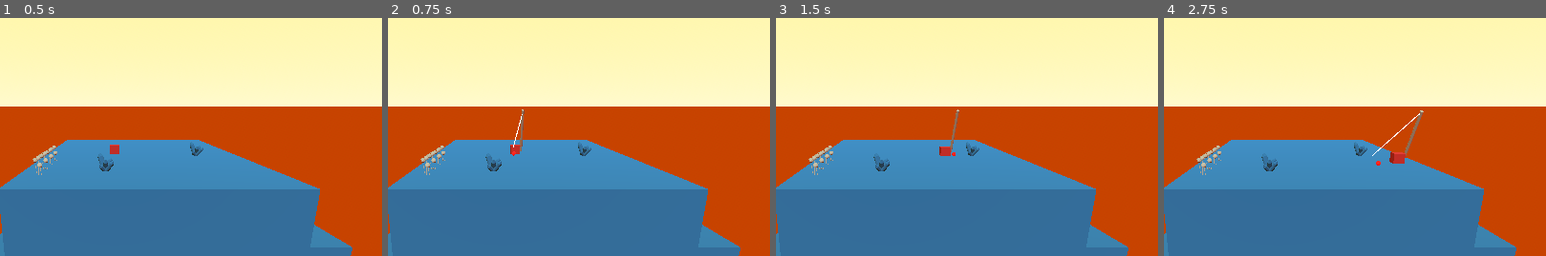
Above: before the commit, frames 1-4 (left to right).
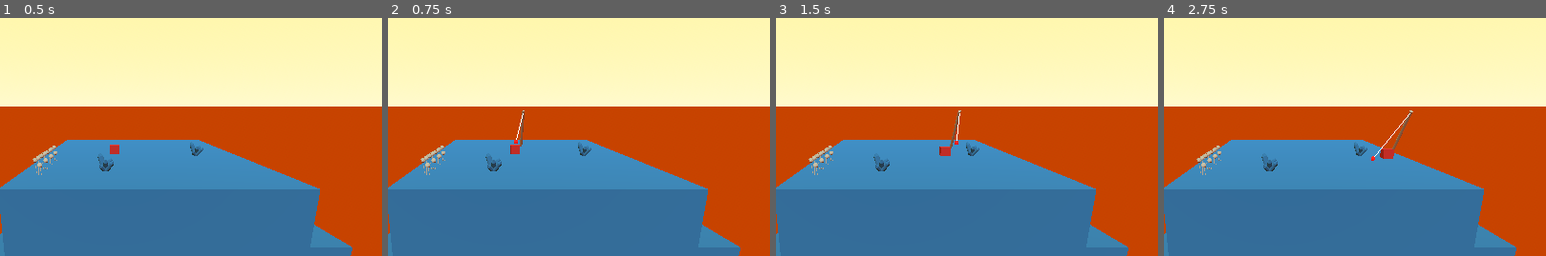
Above: after the commit, the same moments.

Repository: albusdemens/mangrove
Game: Godot game, scene res://scene_2_gameplay.tscn
Two runs of this game, one before a commit and one after it. Both use one fixed random seed, a clock stepped at 60 frames per second and the inputs below.
Inputs (mouse positions are % of the whole screen's width and height, from its top left):
- Up to frame 1 (0.5 s): no input
- Up to frame 2 (0.75 s): tap Enter (ui_accept) at 0.5 s; move the mouse to (72, 45) at 0.52 s; hold D (move_right) from 0.53 s (still down); right-click (72, 45) at 0.6 s; click (72, 45) at 0.67 s
- Up to frame 3 (1.5 s): tap Enter (ui_accept) at 0.77, 1.25 s; move the mouse to (30, 55) at 1.27 s; release D (move_right) at 1.28 s; hold S (move_backward) from 1.28 s (still down); right-click (30, 55) at 1.35 s
- Up to frame 4 (2.75 s): tap Enter (ui_accept) at 1.52, 2 s; move the mouse to (60, 28) at 2.02 s; release S (move_backward) at 2.03 s; hold D (move_right) from 2.03 s (still down); click (60, 28) at 2.1 s; right-click (60, 28) at 2.3 s
The pictures show only the part of the screen within x 35-85%, y 14-64%; the shares and areas given below are measured in that part.

Frame 1 is identical in both runs. In frame 2, 0.2% of the frame differs, in the area x 32-36%, y 38-58%; in frame 3, 0.2%; in frame 4, 0.7%, in the area x 54-68%, y 38-62%.

Commit message:
<feat>:: straight fishing line, collision ok for the bobber

Diff:
--- a/scenes/scene2/scene_2_gameplay.tscn
+++ b/scenes/scene2/scene_2_gameplay.tscn
@@ -1,10 +1,9 @@
-[gd_scene load_steps=36 format=3 uid="uid://cosyiat2w302h"]
+[gd_scene load_steps=34 format=3 uid="uid://cosyiat2w302h"]
 
 [ext_resource type="Script" uid="uid://boq7b5130sg38" path="res://scripts/scene_2_gameplay.gd" id="1_7mgta"]
 [ext_resource type="ArrayMesh" uid="uid://dluby4n3osq6s" path="res://assets/crystal.obj" id="1_jehat"]
 [ext_resource type="Script" uid="uid://nhmdn12qv0v8" path="res://scripts/player_1.gd" id="2_d1q0w"]
 [ext_resource type="ArrayMesh" uid="uid://lv2us2otgur2" path="res://assets/dandelions.obj" id="2_irm7l"]
-[ext_resource type="Script" uid="uid://chulycy0f765h" path="res://scripts/fishing_zone.gd" id="2_pksu1"]
 [ext_resource type="Script" uid="uid://cktypxn05l6fx" path="res://scripts/CollectibleResource.gd" id="4_5ktjh"]
 
 [sub_resource type="ProceduralSkyMaterial" id="ProceduralSkyMaterial_wrdne"]
@@ -27,8 +26,6 @@
 [sub_resource type="StandardMaterial3D" id="StandardMaterial3D_jehat"]
 albedo_color = Color(0.101961, 0.372549, 0.619608, 1)
 
-[sub_resource type="BoxShape3D" id="BoxShape3D_lonr1"]
-
 [sub_resource type="StandardMaterial3D" id="StandardMaterial3D_irm7l"]
 albedo_color = Color(0.101961, 0.372549, 0.619608, 1)
 
@@ -108,13 +105,6 @@
 transform = Transform3D(2, 0, 0, 0, 3, 0, 0, 0, 3, 0.276703, 0, 0)
 use_collision = true
 material = SubResource("StandardMaterial3D_jehat")
-
-[node name="FishingZone" type="Area3D" parent="CSGBox3D2"]
-transform = Transform3D(3, 0, 0, 0, 1.01, 0, 0, 0, 0.02, 0, 0, 0.491148)
-script = ExtResource("2_pksu1")
-
-[node name="CollisionShape3D" type="CollisionShape3D" parent="CSGBox3D2/FishingZone"]
-shape = SubResource("BoxShape3D_lonr1")
 
 [node name="CSGBox3D3" type="CSGBox3D" parent="."]
 transform = Transform3D(1, 0, 0, 0, 2, 0, 0, 0, 1, 0.596316, -0.108398, 0.556862)
@@ -142,7 +132,7 @@
 shape = SubResource("BoxShape3D_gn022")
 
 [node name="FishingRod" type="Node3D" parent="Player1"]
-transform = Transform3D(1, 0, 0, 0, 0.906308, -0.422618, 0, 0.422618, 0.906308, 0, 0, 0.265986)
+transform = Transform3D(1, 0, 0, 0, 0.819152, -0.573577, 0, 0.573577, 0.819152, 0, 0, 0.265986)
 visible = false
 
 [node name="MeshInstance3D" type="MeshInstance3D" parent="Player1/FishingRod"]
--- a/scenes/scene2/scripts/player_1.gd
+++ b/scenes/scene2/scripts/player_1.gd
@@ -88,6 +88,11 @@
 	linear_velocity.x = input.x * move_speed
 	linear_velocity.z = input.z * move_speed
 
+	# Always update the fishing line and rod direction if fishing is active
+	if is_fishing and fishing_bobber and fishing_bobber.visible:
+		update_fishing_line()
+		update_fishing_rod_direction()
+
 	# Handle fishing rod visibility and fishing actions
 	if has_fishing_rod_setup and fishing_rod != null:
 		# Toggle rod visibility when Enter is pressed
@@ -170,9 +175,15 @@
 		fishing_bobber.mass = 3.0  # Add more mass to fall straighter
 		fishing_bobber.linear_damp = 1.0  # Less damping for faster movement
 		fishing_bobber.lock_rotation = true  # Prevent rotation
-		fishing_bobber.collision_layer = 0  # Don't collide with player
-		fishing_bobber.collision_mask = 1   # Only collide with environment
+		fishing_bobber.collision_layer = 2  # Put bobber in its own layer (was 0)
+		fishing_bobber.collision_mask = 7   # Detect collisions with layers 1, 2, and 3 (was 1)
+		fishing_bobber.contact_monitor = true  # Enable collision monitoring
+		fishing_bobber.max_contacts_reported = 4  # Report up to 4 collisions
+		fishing_bobber.continuous_cd = true  # Enable continuous collision detection (previously using constant)
 		get_tree().root.add_child(fishing_bobber)  # Add to root to make physics work properly
+
+		# Connect the collision signal
+		fishing_bobber.body_entered.connect(_on_bobber_body_entered)
 
 		# Add mesh to visualize the bobber
 		var bobber_mesh = MeshInstance3D.new()
@@ -212,14 +223,10 @@
 
 # Update fishing line visual to connect rod tip to bobber with proper physics
 func update_fishing_line():
-	if !fishing_bobber || !rod_tip:
+	if !fishing_bobber || !rod_tip || !fishing_bobber.visible:
 		return
 
-	# Get the start (rod tip) and end (bobber) positions in local space
-	var start_pos = Vector3.ZERO  # Rod tip is the reference point (local space)
-	var end_pos = fishing_bobber.global_position - rod_tip.global_position  # Convert to local space
-
-	# Create line mesh
+	# Clear any existing mesh
 	var line_mesh = ImmediateMesh.new()
 
 	# Create material if needed
@@ -232,53 +239,36 @@
 		line_material.shading_mode = BaseMaterial3D.SHADING_MODE_UNSHADED
 		fishing_line.material_override = line_material
 
-	# Get the direction vector from rod tip to bobber
-	var direction = end_pos.normalized()
-
-	# Create perpendicular vectors to make a 3D line with thickness
-	var up = Vector3(0, 1, 0)
-	var right = direction.cross(up).normalized()
-	if right.length() < 0.001:  # Handle case where direction is parallel to up
-		right = Vector3(1, 0, 0)
-	var new_up = right.cross(direction).normalized()
-
-	# Line thickness - make it thicker for better visibility
-	var thickness = 0.005  # Increased thickness for better visibility
-
-	# Create line with triangles
+	# Use a simpler approach - just draw a single line from rod tip to bobber
 	line_mesh.clear_surfaces()
-	line_mesh.surface_begin(Mesh.PRIMITIVE_TRIANGLES)  # Use regular triangles
-
-	# Calculate positions for cylinder-like line
-	var segments = 4  # Number of segments around the line
-	var angle_step = 2.0 * PI / segments
-
-	# Create a tube-like mesh connecting rod tip to bobber
-	for i in range(segments):
-		var angle1 = i * angle_step
-		var angle2 = ((i + 1) % segments) * angle_step
-
-		var dir1 = (right * cos(angle1) + new_up * sin(angle1)) * thickness
-		var dir2 = (right * cos(angle2) + new_up * sin(angle2)) * thickness
-
-		# First triangle (at rod tip)
-		line_mesh.surface_set_color(Color(1, 1, 1, 1))
-		line_mesh.surface_add_vertex(start_pos + dir1)
-		line_mesh.surface_add_vertex(start_pos + dir2)
-		line_mesh.surface_add_vertex(end_pos + dir1)
-
-		# Second triangle (connecting to bobber)
-		line_mesh.surface_add_vertex(end_pos + dir1)
-		line_mesh.surface_add_vertex(start_pos + dir2)
-		line_mesh.surface_add_vertex(end_pos + dir2)
+	line_mesh.surface_begin(Mesh.PRIMITIVE_LINES)
+
+	# Convert bobber position to local space of rod_tip
+	var bobber_local_pos = rod_tip.global_transform.inverse() * fishing_bobber.global_transform.origin
+
+	# Add line vertices - from tip (local origin) to bobber (in rod_tip's local space)
+	line_mesh.surface_set_color(Color(1, 1, 1))
+	line_mesh.surface_add_vertex(Vector3.ZERO)  # Rod tip position (local origin)
+	line_mesh.surface_add_vertex(bobber_local_pos)  # Bobber position in local space
 
 	line_mesh.surface_end()
 
 	# Apply mesh
 	fishing_line.mesh = line_mesh
 
-	# Debug print to confirm line is connecting properly
-	print("Fishing line connecting rod_tip to bobber at: ", end_pos)
+	# Print debugging info
+	print("Rod tip global position: ", rod_tip.global_position)
+	print("Bobber global position: ", fishing_bobber.global_position)
+	print("Bobber local position: ", bobber_local_pos)
+
+# Make fishing rod point toward the bobber
+func update_fishing_rod_direction():
+	if !fishing_bobber || !fishing_rod:
+		return
+
+	# Don't rotate the fishing rod - keep its original orientation relative to player
+	# We only need to update the line
+	pass  # Rod stays in fixed position attached to player
 
 # Called when player enters a fishing zone
 func enter_fishing_zone():
@@ -313,8 +303,13 @@
 		# Initialize bobber position at rod tip
 		if fishing_bobber:
 			fishing_bobber.visible = true
+			# Set position at rod tip
 			fishing_bobber.global_position = rod_tip.global_position
-			fishing_bobber.linear_velocity = Vector3(0, 0, 0)  # Reset velocity
+			# Reset all velocity
+			fishing_bobber.linear_velocity = Vector3.ZERO
+			# Ensure the bobber is directly below the rod tip in the XZ plane
+			fishing_bobber.global_position.x = rod_tip.global_position.x
+			fishing_bobber.global_position.z = rod_tip.global_position.z
 
 			# Create/update the fishing line immediately
 			update_fishing_line()
@@ -325,14 +320,16 @@
 	print("Started fishing! Rod visibility: ", fishing_rod.visible)
 
 # Update fishing state each frame
-func update_fishing(delta):
+func update_fishing(_delta):
 	match fishing_state:
 		FishingState.CASTING:
 			# Apply downward force to bobber to simulate casting
 			if fishing_bobber:
 				if current_fishing_depth < fishing_distance:
-					# Add a controlled force downward - stronger force for straighter line
-					fishing_bobber.apply_central_force(Vector3(0, -50.0, 0))
+					 # Only apply force in the Y direction (downward) to ensure vertical movement
+					fishing_bobber.linear_velocity.x = 0
+					fishing_bobber.linear_velocity.z = 0
+					fishing_bobber.apply_central_force(Vector3(0, -60.0, 0))
 					current_fishing_depth = rod_tip.global_position.distance_to(fishing_bobber.global_position)
 
 					# Update line to connect rod tip and bobber
@@ -348,8 +345,13 @@
 		FishingState.WAITING:
 			# Keep the line extended, periodically check for fish
 			if fishing_bobber:
+				 # Zero out horizontal movement, maintain vertical forces
+				fishing_bobber.linear_velocity.x = 0
+				fishing_bobber.linear_velocity.z = 0
+
 				# Apply small downward force to keep bobber down
 				fishing_bobber.apply_central_force(Vector3(0, -5.0, 0))
+
 				# Update line visual to follow bobber
 				update_fishing_line()
 				check_for_collisions(fishing_bobber.global_position)
@@ -391,6 +393,29 @@
 				fishing_bobber.global_position = result.position
 				update_fishing_line()
 
+# Called when the bobber collides with another physics body
+func _on_bobber_body_entered(body):
+	print("Bobber collided with: ", body.name)
+
+	# Stop the bobber's movement when it hits a physical object
+	if fishing_state == FishingState.CASTING:
+		fishing_state = FishingState.WAITING
+		fishing_bobber.linear_velocity = Vector3.ZERO
+
+		# Apply a small bounce effect
+		fishing_bobber.apply_central_impulse(Vector3(0, 1.0, 0))
+
+		# Keep the bobber at its current position
+		current_fishing_depth = rod_tip.global_position.distance_to(fishing_bobber.global_position)
+
+		print("Bobber stopped at collision with: ", body.name)
+
+	# If it's a fishable resource, hook it
+	if body.is_in_group("fishable_resource"):
+		caught_resource = body
+		fishing_state = FishingState.HOOKED
+		print("Hooked a fishable resource: ", body.name)
+
 # Retrieve the caught resource with a slow animation
 func retrieve_catch():
 	if caught_resource:
@@ -410,7 +435,15 @@
 		# Function to update bobber position during retrieval
 		var update_bobber_pos = func(t: float):
 			if fishing_bobber and is_instance_valid(fishing_bobber):
-				fishing_bobber.global_position = start_pos.lerp(end_pos, t)
+				# Calculate intermediate position
+				var intermediate_pos = start_pos.lerp(end_pos, t)
+
+				# Maintain the rod tip's XZ position to ensure vertical alignment
+				intermediate_pos.x = rod_tip.global_position.x
+				intermediate_pos.z = rod_tip.global_position.z
+
+				# Apply the position
+				fishing_bobber.global_position = intermediate_pos
 				update_fishing_line()
 
 		# Animate bobber movement
@@ -476,8 +509,16 @@
 	# Function to update bobber position during retraction
 	var update_bobber_pos = func(t: float):
 		if fishing_bobber and is_instance_valid(fishing_bobber):
-			fishing_bobber.global_position = start_pos.lerp(end_pos, t)
+			# Calculate intermediate position
+			var intermediate_pos = start_pos.lerp(end_pos, t)
+
+			# Maintain the rod tip's XZ position for vertical alignment
+			intermediate_pos.x = rod_tip.global_position.x
+			intermediate_pos.z = rod_tip.global_position.z
+
+			fishing_bobber.global_position = intermediate_pos
 			update_fishing_line()
+			update_fishing_rod_direction()  # Update rod direction to follow bobber
 
 	# Animate bobber movement (faster than regular retrieval)
 	tween.tween_method(update_bobber_pos, 0.0, 1.0, 0.5)
